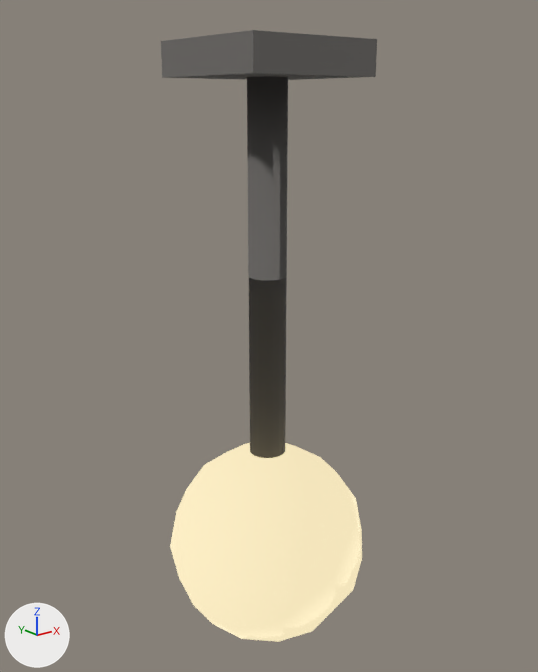
One commit to the glTF model apps/flutter3d_editor/assets/templates/shooter/model.lamp.glb: the scene before it, then after it.
Before and after are seen from a 50 mm camera at (-0.714, -0.896, 0.73) aimed at (0.011, 0.009, 0.367). The lights are fixed; the arrows at lower left show +X, +Y and +Z. The picture after the commit comes second.

In view in the first picture: 'lamp'.
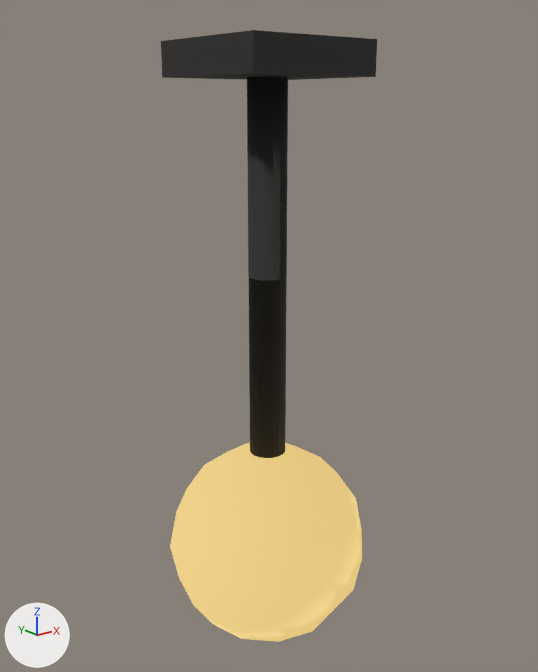
Location of each change, [x1, y1, x2, y2] in pixels of the pictures (538 x 672 px):
'lamp', recoloured (darker)
    both: [161, 30, 377, 642]

The change, as a diff of the scene's bpy script:
```diff
--- a/apps/flutter3d_editor/assets/templates/shooter/model.lamp.glb.py
+++ b/apps/flutter3d_editor/assets/templates/shooter/model.lamp.glb.py
@@ mat_material_0 @@
 mat_material_0.roughness = 0.6
-mat_material_0.emission_color = (0.9, 0.78, 0.5)  # beige #f3e5bc
+mat_material_0.emission_color = (0.787, 0.571, 0.214)  # yellow #e5c77f
 mat_material_0.emission_strength = 1.0
@@ mat_material_1 @@
 mat_material_1 = principled_material('Material_1')
-mat_material_1.base_color = (0.17, 0.16, 0.15)  # grey #736f6c
+mat_material_1.base_color = (0.0244, 0.022, 0.0195)  # black #2b2926
 mat_material_1.roughness = 0.8
@@ mat_material_2 @@
 mat_material_2 = principled_material('Material_2')
-mat_material_2.base_color = (0.17, 0.16, 0.15)  # grey #736f6c
+mat_material_2.base_color = (0.0244, 0.022, 0.0195)  # black #2b2926
 mat_material_2.roughness = 0.8
```
